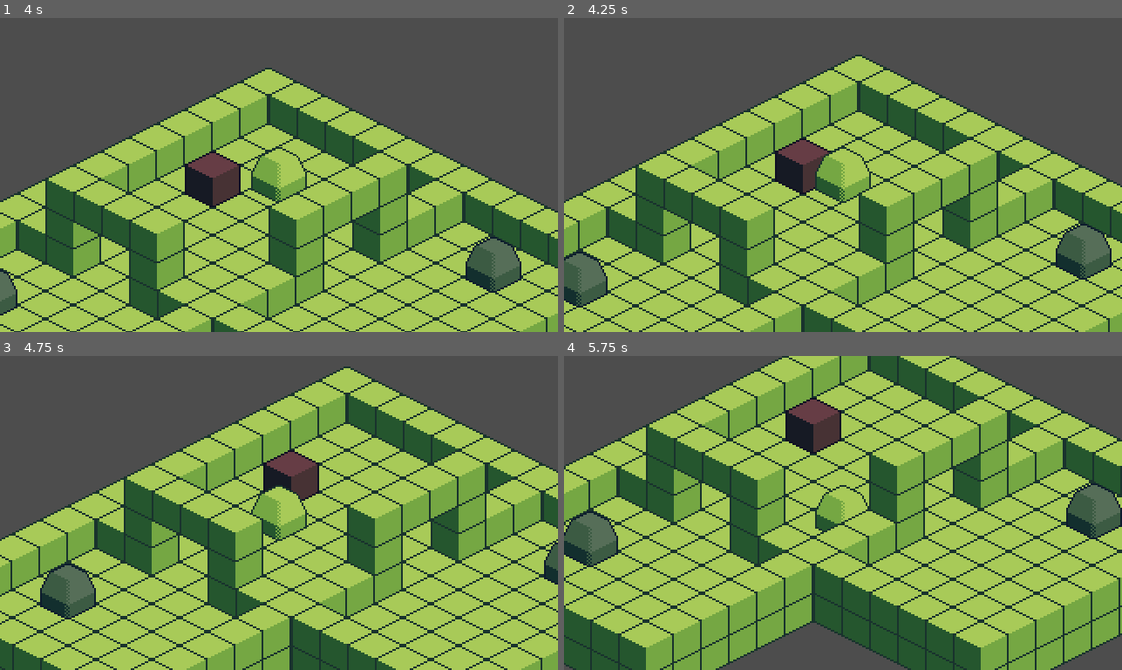
Above: before the commit, frames 1-4 (two rows, left to right).
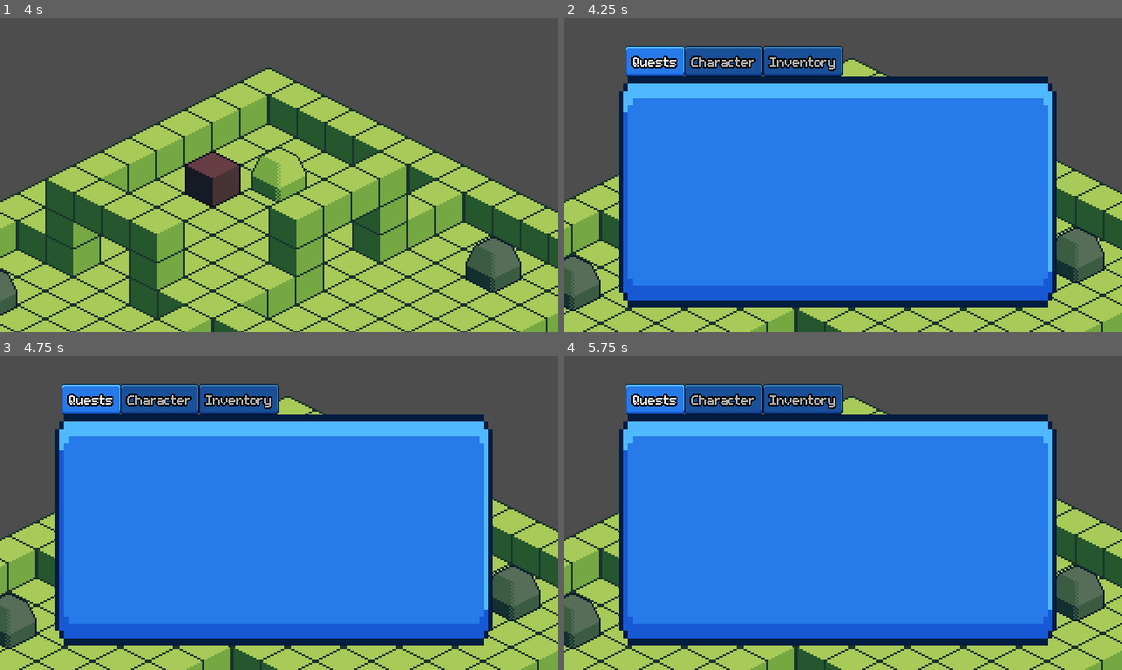
Above: after the commit, the same moments.

Repository: connorwmackay/The-JRPG
Game: Godot game, scene res://scenes/isometric_test.tscn
Two runs of this game, one before a commit and one after it. Both use one fixed random seed, a clock stepped at 60 frames per second and the inputs below.
Inputs:
- Up to frame 1 (4 s): tap Enter (dialogue_continue) at 0.5, 0.6, 1.25, 2.1, 2.75, 3.6 s; hold D (MoveRight) 0.53-1.28 s; hold S (MoveBackward) 1.28-2.03 s; tap E (interact) at 1.35, 2.85 s; hold D (MoveRight) 2.03-2.78 s; hold W (MoveForward) 2.78-3.53 s; hold A (MoveLeft) from 3.53 s (still down)
- Up to frame 2 (4.25 s): keep holding A (MoveLeft); tap Tab (toggle_character_menu, bound only after the commit) at 4.15 s
- Up to frame 3 (4.75 s): keep holding A (MoveLeft); tap E (interact) at 4.35 s
- Up to frame 4 (5.75 s): release A (MoveLeft) at 5.03 s; hold S (MoveBackward) from 5.03 s (still down); tap Enter (dialogue_continue) at 5.1 s

Frame 1 is identical in both runs. In frame 2, 65% of the frame differs, in the area x 0-100%, y 8-100%; in frame 3, 74%; in frame 4, 88%, in the area x 0-100%, y 0-100%.

Commit message:
Added Quest List and Better Dialogue Nodes

Diff:
--- /dev/null
+++ b/dialogue_complete_quest.gd
@@ -0,0 +1,12 @@
+extends DialogueItem
+class_name DialogueCompleteQuest
+
+@export var quest: Quest = null
+
+## Create an instance of this class
+static func create(new_speaker_name: String, new_text: String, new_quest: Quest = null) -> DialogueCompleteQuest:
+	var inst = DialogueItem.new()
+	inst.speaker_name = new_speaker_name
+	inst.text = new_text
+	inst.quest = new_quest
+	return inst
--- /dev/null
+++ b/dialogue_quest_request.gd
@@ -0,0 +1,23 @@
+extends DialogueItem
+class_name DialogueQuestRequest
+
+## The text for the top choice on the dialogue box (leave empty is you don't need a choice)
+@export var top_choice_text: String = ""
+
+## The text for the bottom choice on the dialogue box (leave empty is you don't need a choice)
+@export var bottom_choice_text: String = ""
+
+## The quest to accept if the top choice is selected by the player (Leave empty for no quest)
+@export var quest_if_top_choice: Quest = null
+
+## Create an instance of this class
+static func create(new_speaker_name: String, new_text: String, new_is_making_choice: bool = false,
+	new_top_choice_text: String = "", new_bottom_choice_text: String = "", new_quest_if_top_choice: Quest = null) -> DialogueQuestRequest:
+	var inst = DialogueItem.new()
+	inst.speaker_name = new_speaker_name
+	inst.text = new_text
+	inst.is_making_choice = new_is_making_choice
+	inst.top_choice_text = new_top_choice_text
+	inst.bottom_choice_text = new_bottom_choice_text
+	inst.quest_if_top_choice = new_quest_if_top_choice
+	return inst
--- /dev/null
+++ b/new_button_group.tres
@@ -0,0 +1,3 @@
+[gd_resource type="ButtonGroup" format=3 uid="uid://ldo0mul5ogak"]
+
+[resource]
--- /dev/null
+++ b/nodes/character_menu.tscn
@@ -0,0 +1,92 @@
+[gd_scene load_steps=5 format=3 uid="uid://ct8ddlef30cms"]
+
+[ext_resource type="Theme" uid="uid://dtmdhdonskdc1" path="res://ui/ui_theme.tres" id="1_pvbej"]
+[ext_resource type="Script" path="res://scripts/character_menu.gd" id="2_tv4fl"]
+[ext_resource type="Script" path="res://nodes/quest_list.gd" id="3_qsgjo"]
+[ext_resource type="ButtonGroup" uid="uid://ldo0mul5ogak" path="res://new_button_group.tres" id="4_llwot"]
+
+[node name="CharacterMenu" type="Control" node_paths=PackedStringArray("quest_list")]
+z_index = 4096
+layout_mode = 3
+anchors_preset = 15
+anchor_right = 1.0
+anchor_bottom = 1.0
+grow_horizontal = 2
+grow_vertical = 2
+theme = ExtResource("1_pvbej")
+script = ExtResource("2_tv4fl")
+quest_list = NodePath("VBoxContainer/TabContainer/Quests/HBoxContainer/ScrollContainer/QuestList")
+
+[node name="VBoxContainer" type="VBoxContainer" parent="."]
+offset_right = 512.0
+offset_bottom = 300.0
+
+[node name="TabContainer" type="TabContainer" parent="VBoxContainer"]
+layout_mode = 2
+size_flags_vertical = 3
+current_tab = 0
+
+[node name="Quests" type="Control" parent="VBoxContainer/TabContainer"]
+layout_mode = 2
+metadata/_tab_index = 0
+
+[node name="HBoxContainer" type="HBoxContainer" parent="VBoxContainer/TabContainer/Quests"]
+layout_mode = 0
+offset_left = 5.0
+offset_right = 475.0
+offset_bottom = 233.0
+
+[node name="ScrollContainer" type="ScrollContainer" parent="VBoxContainer/TabContainer/Quests/HBoxContainer"]
+layout_mode = 2
+horizontal_scroll_mode = 0
+
+[node name="QuestList" type="VBoxContainer" parent="VBoxContainer/TabContainer/Quests/HBoxContainer/ScrollContainer" node_paths=PackedStringArray("quest_status", "quest_description")]
+layout_mode = 2
+size_flags_horizontal = 3
+size_flags_vertical = 3
+script = ExtResource("3_qsgjo")
+btn_group = ExtResource("4_llwot")
+quest_status = NodePath("../../QuestInfo/QuestStatus")
+quest_description = NodePath("../../QuestInfo/QuestDescription")
+
+[node name="QuestInfo" type="VBoxContainer" parent="VBoxContainer/TabContainer/Quests/HBoxContainer"]
+layout_mode = 2
+size_flags_horizontal = 3
+
+[node name="QuestStatus" type="Label" parent="VBoxContainer/TabContainer/Quests/HBoxContainer/QuestInfo"]
+layout_mode = 2
+size_flags_vertical = 1
+theme_override_constants/outline_size = 7
+theme_override_font_sizes/font_size = 21
+
+[node name="QuestDescription" type="Label" parent="VBoxContainer/TabContainer/Quests/HBoxContainer/QuestInfo"]
+custom_minimum_size = Vector2(100, 50)
+layout_mode = 2
+size_flags_vertical = 3
+theme_override_constants/outline_size = 6
+theme_override_font_sizes/font_size = 21
+text = "
+"
+autowrap_mode = 2
+
+[node name="Character" type="Control" parent="VBoxContainer/TabContainer"]
+visible = false
+layout_mode = 2
+metadata/_tab_index = 1
+
+[node name="Label" type="Label" parent="VBoxContainer/TabContainer/Character"]
+layout_mode = 0
+offset_right = 40.0
+offset_bottom = 19.0
+text = "Character stats"
+
+[node name="Inventory" type="Control" parent="VBoxContainer/TabContainer"]
+visible = false
+layout_mode = 2
+metadata/_tab_index = 2
+
+[node name="Label" type="Label" parent="VBoxContainer/TabContainer/Inventory"]
+layout_mode = 0
+offset_right = 40.0
+offset_bottom = 19.0
+text = "Items"
--- a/nodes/quest.tscn
+++ b/nodes/quest.tscn
@@ -1,6 +1,6 @@
 [gd_scene load_steps=2 format=3 uid="uid://cog0iyt6jjwwk"]
 
-[ext_resource type="Script" path="res://nodes/quest.gd" id="1_ylayt"]
+[ext_resource type="Script" path="res://scripts/quest.gd" id="1_ylayt"]
 
 [node name="Quest" type="Node"]
 script = ExtResource("1_ylayt")
--- /dev/null
+++ b/nodes/quest_list.gd
@@ -0,0 +1,39 @@
+extends VBoxContainer
+class_name QuestList
+
+@export var btn_group: ButtonGroup
+@export var quest_status: Label
+@export var quest_description: Label
+
+func update_quest_list():
+	for node in get_children():
+		node.queue_free()
+
+	var is_first_quest = true
+	for quest in $"/root/QuestSystem".quests:
+		# Quest Name
+		var quest_name_button: Button = Button.new()
+		quest_name_button.text = quest.quest_name
+		quest_name_button.toggle_mode = true
+		quest_name_button.button_group = btn_group
+		quest_name_button.add_theme_color_override("font_hover_color", Color.YELLOW)
+		quest_name_button.add_theme_color_override("font_pressed_color", Color.YELLOW)
+		quest_name_button.pressed.connect(self._quest_selected.bind(quest))
+
+		if is_first_quest:
+			quest_name_button.button_pressed = true
+			is_first_quest = false
+			_quest_selected(quest)
+
+		add_child(quest_name_button)
+
+
+func _quest_selected(quest):
+	quest_description.text = quest.quest_description
+
+	if quest.status == Quest.QuestStatus.Accepted:
+		quest_status.text = "Active"
+	elif quest.status == Quest.QuestStatus.Completed:
+		quest_status.text = "Completed"
+	elif quest.status == Quest.QuestStatus.Failed:
+		quest_status.text = "Failed"
--- a/project.godot
+++ b/project.godot
@@ -23,7 +23,6 @@
 
 window/size/viewport_width=640
 window/size/viewport_height=360
-window/size/mode=3
 window/stretch/mode="viewport"
 
 [dotnet]
@@ -77,6 +76,11 @@
 "events": [Object(InputEventKey,"resource_local_to_scene":false,"resource_name":"","device":-1,"window_id":0,"alt_press …(195 unchanged characters)…
 ]
 }
+toggle_character_menu={
+"deadzone": 0.5,
+"events": [Object(InputEventKey,"resource_local_to_scene":false,"resource_name":"","device":-1,"window_id":0,"alt_pressed":false,"shift_pressed":false,"ctrl_pressed":false,"meta_pressed":false,"pressed":false,"keycode":0,"physical_keycode":4194306,"key_label":0,"unicode":0,"location":0,"echo":false,"script":null)
+]
+}
 
 [rendering]
 
--- a/scenes/isometric_test.tscn
+++ b/scenes/isometric_test.tscn
@@ -1,15 +1,18 @@
-[gd_scene load_steps=15 format=4 uid="uid://blpjrx6evcgfq"]
+[gd_scene load_steps=18 format=4 uid="uid://blpjrx6evcgfq"]
 
 [ext_resource type="PackedScene" uid="uid://bk4vleifxyqh" path="res://nodes/event_area.tscn" id="1_w2rhd"]
 [ext_resource type="PackedScene" uid="uid://b8nvnh07w5y1s" path="res://nodes/player.tscn" id="2_k7m5x"]
 [ext_resource type="PackedScene" uid="uid://ifvmqy654etv" path="res://nodes/npc.tscn" id="3_6spts"]
 [ext_resource type="Texture2D" uid="uid://nawqgya81boe" path="res://sprites/isometric_prototype.png" id="4_2uqo8"]
 [ext_resource type="Script" path="res://scripts/dialogue_item.gd" id="4_gnl7v"]
-[ext_resource type="Script" path="res://nodes/quest.gd" id="5_dkmqc"]
+[ext_resource type="Script" path="res://scripts/quest.gd" id="5_dkmqc"]
 [ext_resource type="Script" path="res://scripts/dialogue_tree.gd" id="5_dod1e"]
 [ext_resource type="Script" path="res://scripts/hide_on_play.gd" id="5_i7fg0"]
 [ext_resource type="PackedScene" uid="uid://4u1bci1w4gy2" path="res://nodes/interactable_item.tscn" id="6_i8e85"]
 [ext_resource type="PackedScene" uid="uid://dibligg2simpg" path="res://nodes/dialogue_box.tscn" id="7_i6mmy"]
+[ext_resource type="Script" path="res://dialogue_quest_request.gd" id="7_klnrh"]
+[ext_resource type="Script" path="res://dialogue_complete_quest.gd" id="7_nyxv3"]
+[ext_resource type="PackedScene" uid="uid://ct8ddlef30cms" path="res://nodes/character_menu.tscn" id="11_mfkcf"]
 
 [sub_resource type="TileSetAtlasSource" id="TileSetAtlasSource_bxi1g"]
 texture = ExtResource("4_2uqo8")
@@ -320,7 +323,7 @@
 script = ExtResource("5_dkmqc")
 quest_name = "Find Rem's Key"
 quest_id = "find_rems_key"
-quest_description = "Find the key to Roswall's mansion for Rem."
+quest_description = "Find the key to Roswall's mansion for Rem and give it to her."
 quest_giver_npc = NodePath("../Rem NPC")
 
 [node name="EventArea_R2" parent="." instance=ExtResource("1_w2rhd")]
@@ -351,14 +354,13 @@
 speaker_name = "Rem"
 text = "I lost the key to Roswall's mansion. I'm in deep trouble if I don't get it back."
 
-[node name="DialogueItem2" type="Node" parent="Rem NPC/BaseDialogueTree" node_paths=PackedStringArray("quest_if_top_choice")]
-script = ExtResource("4_gnl7v")
-speaker_name = "Rem"
-text = "Would you be willing to find the key for me?"
-is_making_choice = true
+[node name="DialogueQuestRequest" type="Node" parent="Rem NPC/BaseDialogueTree" node_paths=PackedStringArray("quest_if_top_choice")]
+script = ExtResource("7_klnrh")
 top_choice_text = "Yes"
 bottom_choice_text = "No"
 quest_if_top_choice = NodePath("../../../FindTheKeyQuest")
+speaker_name = "Rem"
+text = "Would you be willing to find the key for me?"
 
 [node name="AcceptedKeyQuest_DialogueTree" type="Node" parent="Rem NPC"]
 script = ExtResource("5_dod1e")
@@ -404,17 +406,16 @@
 
 [node name="DialogueItem1" type="Node" parent="Zero Two NPC/BaseDialogueTree"]
 script = ExtResource("4_gnl7v")
-speaker_name = "Hiro"
+speaker_name = "Hero"
 text = "I feel myself going deeper inside you!"
 
 [node name="DialogueItem2_Quest" type="Node" parent="Zero Two NPC/BaseDialogueTree" node_paths=PackedStringArray("quest_if_top_choice")]
-script = ExtResource("4_gnl7v")
-speaker_name = "ZeroTwo"
+script = ExtResource("7_klnrh")
+top_choice_text = "Hell yes!"
+bottom_choice_text = "Fuck no!"
+quest_if_top_choice = NodePath("../../../GoDeeperQuest")
+speaker_name = "Zero Two"
 text = "How about you go even deeper?"
-is_making_choice = true
-top_choice_text = "Hell Yes!"
-bottom_choice_text = "Fuck No!"
-quest_if_top_choice = NodePath("../../../GoDeeperQuest")
 
 [node name="GoDeeperAcceptedDialogueTree" type="Node" parent="Zero Two NPC"]
 script = ExtResource("5_dod1e")
@@ -425,9 +426,10 @@
 speaker_name = "Zero Two"
 text = "Hurry up and go even deeper!"
 
-[node name="DialogueItem1" type="Node" parent="Zero Two NPC/GoDeeperAcceptedDialogueTree"]
-script = ExtResource("4_gnl7v")
-speaker_name = "Hiro"
+[node name="DialogueItem1" type="Node" parent="Zero Two NPC/GoDeeperAcceptedDialogueTree" node_paths=PackedStringArray("quest")]
+script = ExtResource("7_nyxv3")
+quest = NodePath("../../../GoDeeperQuest")
+speaker_name = "Hero"
 text = "I - I'm not ready yet!"
 
 [node name="MapTilemap_Layer0" type="TileMapLayer" parent="."]
@@ -487,3 +489,9 @@
 offset_top = 232.0
 offset_right = 150.0
 offset_bottom = 272.0
+
+[node name="CharacterMenu" parent="UI" instance=ExtResource("11_mfkcf")]
+offset_left = 64.0
+offset_top = 32.0
+offset_right = 64.0
+offset_bottom = 32.0
--- /dev/null
+++ b/scripts/character_menu.gd
@@ -0,0 +1,20 @@
+extends Control
+
+var player: PlayerController
+@export var quest_list: QuestList
+
+# Called when the node enters the scene tree for the first time.
+func _ready() -> void:
+	visible = false
+	# Get the Player Node
+	player = get_tree().get_first_node_in_group("player")
+
+# Called every frame. 'delta' is the elapsed time since the previous frame.
+func _process(delta: float) -> void:
+	if Input.is_action_just_pressed("toggle_character_menu"):
+		quest_list.update_quest_list()
+		visible = not visible
+		if player.is_locked:
+			player.unlock()
+		else:
+			player.lock()
--- a/scripts/dialogue_box.gd
+++ b/scripts/dialogue_box.gd
@@ -51,9 +51,11 @@
 		visible = true
 		name_label.text = dialogue_queue[0].speaker_name
 		text_label.text = dialogue_queue[0].text
-		if dialogue_queue[0].is_making_choice:
+		if dialogue_queue[0] is DialogueQuestRequest:
 			is_making_choice = true
 			show_choices(dialogue_queue[0].top_choice_text, dialogue_queue[0].bottom_choice_text)
+		elif dialogue_queue[0] is DialogueCompleteQuest:
+			dialogue_queue[0].quest.complete()
 
 		text_label.visible_characters = 1
 		scroll_text()
@@ -96,9 +98,10 @@
 	is_making_choice = false
 	hide_choices()
 
-	var quest = dialogue_queue[0].quest_if_top_choice
-	if quest != null:
-		quest.accept()
-		$"/root/QuestSystem".quests.append(quest)
+	if dialogue_queue[0] is DialogueQuestRequest:
+		var quest = dialogue_queue[0].quest_if_top_choice
+		if quest != null:
+			quest.accept()
+			$"/root/QuestSystem".quests.append(quest)
 
 	dialogue_queue.remove_at(0)
--- a/scripts/dialogue_item.gd
+++ b/scripts/dialogue_item.gd
@@ -9,26 +9,9 @@
 ## The text that will be spoken
 @export var text: String
 
-## Will the player be making a choice during this dialogue?
-@export var is_making_choice: bool = false
-
-## The text for the top choice on the dialogue box (leave empty is you don't need a choice)
-@export var top_choice_text: String = ""
-
-## The text for the bottom choice on the dialogue box (leave empty is you don't need a choice)
-@export var bottom_choice_text: String = ""
-
-## The quest to accept if the top choice is selected by the player (Leave empty for no quest)
-@export var quest_if_top_choice: Quest = null
-
 ## Create an instance of this class
-static func create(new_speaker_name: String, new_text: String, new_is_making_choice: bool = false,
-	new_top_choice_text: String = "", new_bottom_choice_text: String = "", new_quest_if_top_choice: Quest = null) -> DialogueItem:
+static func create(new_speaker_name: String, new_text: String) -> DialogueItem:
 	var inst = DialogueItem.new()
 	inst.speaker_name = new_speaker_name
 	inst.text = new_text
-	inst.is_making_choice = new_is_making_choice
-	inst.top_choice_text = new_top_choice_text
-	inst.bottom_choice_text = new_bottom_choice_text
-	inst.quest_if_top_choice = new_quest_if_top_choice
 	return inst
--- a/ui/ui_theme.tres
+++ b/ui/ui_theme.tres
@@ -1,26 +1,121 @@
-[gd_resource type="Theme" load_steps=8 format=3 uid="uid://dtmdhdonskdc1"]
+[gd_resource type="Theme" load_steps=23 format=3 uid="uid://dtmdhdonskdc1"]
 
 [ext_resource type="FontFile" uid="uid://d0nm0q7d5ijwo" path="res://ui/m5x7.ttf" id="1_kw0am"]
 [ext_resource type="Texture2D" uid="uid://da8rx8xknicj4" path="res://ui/Complete_GUI_Essential_Pack_Free_Version/01_Basic_Collection/01_Flat_Theme/Sprites/UI_Flat_Frame_01_Horizontal.png" id="1_poka8"]
 
 [sub_resource type="StyleBoxTexture" id="StyleBoxTexture_jie45"]
+content_margin_left = 8.0
+content_margin_top = 8.0
+content_margin_right = 8.0
+content_margin_bottom = 8.0
 texture = ExtResource("1_poka8")
 modulate_color = Color(1.54018e-06, 0.381564, 0.538451, 1)
 
 [sub_resource type="StyleBoxTexture" id="StyleBoxTexture_1ixat"]
+content_margin_left = 8.0
+content_margin_top = 8.0
+content_margin_right = 8.0
+content_margin_bottom = 8.0
 texture = ExtResource("1_poka8")
 modulate_color = Color(0.705882, 0.784314, 0.984314, 1)
 
 [sub_resource type="StyleBoxTexture" id="StyleBoxTexture_krom6"]
+content_margin_left = 8.0
+content_margin_top = 8.0
+content_margin_right = 8.0
+content_margin_bottom = 8.0
 texture = ExtResource("1_poka8")
 modulate_color = Color(0.70688, 0.784132, 0.985719, 1)
 
 [sub_resource type="StyleBoxTexture" id="StyleBoxTexture_i7xfp"]
+content_margin_left = 8.0
+content_margin_top = 8.0
+content_margin_right = 8.0
+content_margin_bottom = 8.0
 texture = ExtResource("1_poka8")
 
 [sub_resource type="StyleBoxTexture" id="StyleBoxTexture_bxljp"]
+content_margin_left = 8.0
+content_margin_top = 8.0
+content_margin_right = 8.0
+content_margin_bottom = 8.0
 texture = ExtResource("1_poka8")
 modulate_color = Color(0.301961, 0.435294, 0.92549, 1)
+
+[sub_resource type="StyleBoxTexture" id="StyleBoxTexture_tsyxs"]
+texture = ExtResource("1_poka8")
+
+[sub_resource type="StyleBoxTexture" id="StyleBoxTexture_g3t25"]
+texture = ExtResource("1_poka8")
+
+[sub_resource type="StyleBoxTexture" id="StyleBoxTexture_7qicy"]
+texture = ExtResource("1_poka8")
+
+[sub_resource type="StyleBoxTexture" id="StyleBoxTexture_s570x"]
+texture = ExtResource("1_poka8")
+
+[sub_resource type="StyleBoxTexture" id="StyleBoxTexture_4vfpj"]
+texture = ExtResource("1_poka8")
+
+[sub_resource type="StyleBoxTexture" id="StyleBoxTexture_pfc7r"]
+texture = ExtResource("1_poka8")
+
+[sub_resource type="StyleBoxTexture" id="StyleBoxTexture_mgm8c"]
+content_margin_left = 8.0
+content_margin_top = 8.0
+content_margin_right = 8.0
+content_margin_bottom = 8.0
+texture = ExtResource("1_poka8")
+
+[sub_resource type="StyleBoxTexture" id="StyleBoxTexture_e78qo"]
+content_margin_left = 8.0
+content_margin_top = 8.0
+content_margin_right = 8.0
+content_margin_bottom = 8.0
+texture = ExtResource("1_poka8")
+modulate_color = Color(0.65834, 0.65834, 0.65834, 1)
+
+[sub_resource type="StyleBoxTexture" id="StyleBoxTexture_yy6vu"]
+content_margin_left = 16.0
+content_margin_top = 16.0
+content_margin_right = 16.0
+content_margin_bottom = 16.0
+texture = ExtResource("1_poka8")
+
+[sub_resource type="StyleBoxTexture" id="StyleBoxTexture_sgun3"]
+texture = ExtResource("1_poka8")
+modulate_color = Color(0.446777, 0.446777, 0.446777, 1)
+
+[sub_resource type="StyleBoxTexture" id="StyleBoxTexture_yo3oa"]
+texture = ExtResource("1_poka8")
+
+[sub_resource type="StyleBoxTexture" id="StyleBoxTexture_h4drv"]
+content_margin_left = 8.0
+content_margin_top = 8.0
+content_margin_right = 8.0
+content_margin_bottom = 8.0
+texture = ExtResource("1_poka8")
+
+[sub_resource type="StyleBoxTexture" id="StyleBoxTexture_jachg"]
+content_margin_left = 8.0
+content_margin_top = 8.0
+content_margin_right = 8.0
+content_margin_bottom = 8.0
+texture = ExtResource("1_poka8")
+
+[sub_resource type="StyleBoxTexture" id="StyleBoxTexture_ao2l2"]
+content_margin_left = 8.0
+content_margin_top = 8.0
+content_margin_right = 8.0
+content_margin_bottom = 8.0
+texture = ExtResource("1_poka8")
+modulate_color = Color(0.65834, 0.65834, 0.65834, 1)
+
+[sub_resource type="StyleBoxTexture" id="StyleBoxTexture_3oofo"]
+content_margin_left = 0.0
+content_margin_top = 0.0
+content_margin_right = 0.0
+content_margin_bottom = 0.0
 
 [resource]
 default_font = ExtResource("1_kw0am")
@@ -35,3 +130,24 @@
 Label/constants/outline_size = 7
 Label/font_sizes/font_size = 24
 Label/fonts/font = ExtResource("1_kw0am")
+Panel/styles/panel = SubResource("StyleBoxTexture_tsyxs")
+TabBar/constants/outline_size = 7
+TabBar/font_sizes/font_size = 24
+TabBar/fonts/font = ExtResource("1_kw0am")
+TabBar/styles/button_highlight = SubResource("StyleBoxTexture_g3t25")
+TabBar/styles/button_pressed = SubResource("StyleBoxTexture_7qicy")
+TabBar/styles/tab_disabled = SubResource("StyleBoxTexture_s570x")
+TabBar/styles/tab_focus = SubResource("StyleBoxTexture_4vfpj")
+TabBar/styles/tab_hovered = SubResource("StyleBoxTexture_pfc7r")
+TabBar/styles/tab_selected = SubResource("StyleBoxTexture_mgm8c")
+TabBar/styles/tab_unselected = SubResource("StyleBoxTexture_e78qo")
+TabContainer/constants/outline_size = 7
+TabContainer/font_sizes/font_size = 24
+TabContainer/fonts/font = ExtResource("1_kw0am")
+TabContainer/styles/panel = SubResource("StyleBoxTexture_yy6vu")
+TabContainer/styles/tab_disabled = SubResource("StyleBoxTexture_sgun3")
+TabContainer/styles/tab_focus = SubResource("StyleBoxTexture_yo3oa")
+TabContainer/styles/tab_hovered = SubResource("StyleBoxTexture_h4drv")
+TabContainer/styles/tab_selected = SubResource("StyleBoxTexture_jachg")
+TabContainer/styles/tab_unselected = SubResource("StyleBoxTexture_ao2l2")
+TabContainer/styles/tabbar_background = SubResource("StyleBoxTexture_3oofo")
Renamed: nodes/quest.gd -> scripts/quest.gd
